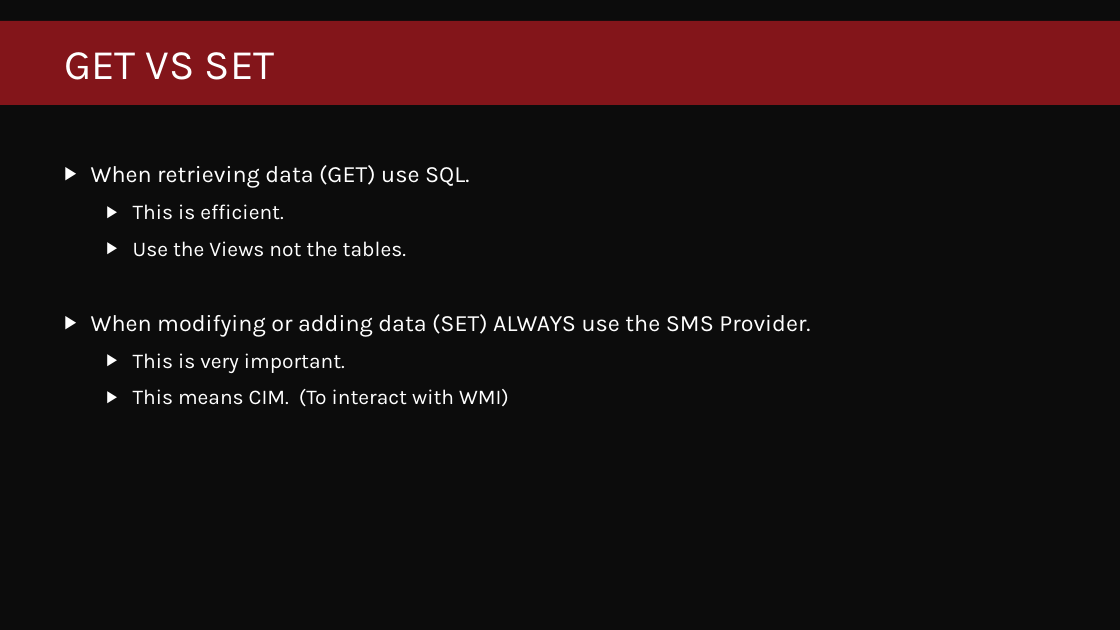
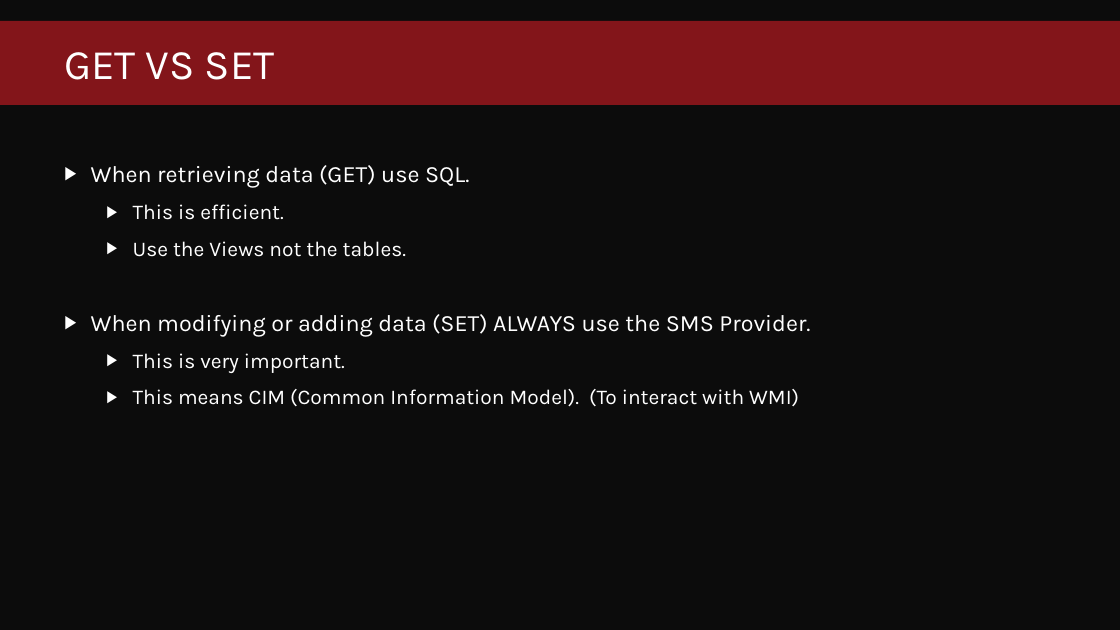
Before and after one commit to fredbainbridge/mms2019ConfigMgrPowershellDemos, a slide deck: slide 15 of MMS2019 - Configmgr and PowerShell the essentials.pptx. Drawn at 1120x630 pixels with LibreOffice and Linux fonts; fonts in the diff are those of the drawing; background and template pictures are left out. Boxes give left, top, right and bottom in pixels: in the first picture for what was removed or moved away, otherwise in the second. Text is boxed around its words. In the diff, an @@ line names an element or a change of style, - is before the commit and + after.

Commit message:
pptx updates

```diff
--- a/MMS2019 - Configmgr and PowerShell the essentials.pptx
+++ b/MMS2019 - Configmgr and PowerShell the essentials.pptx
@@ text at box(133, 389, 799, 407): text changed @@
-  ▶ This means CIM. (To interact with WMI)
+  ▶ This means CIM (Common Information Model). (To interact with WMI)
```
Also in this commit, not shown: 3 other slides changed, 36 other files.
